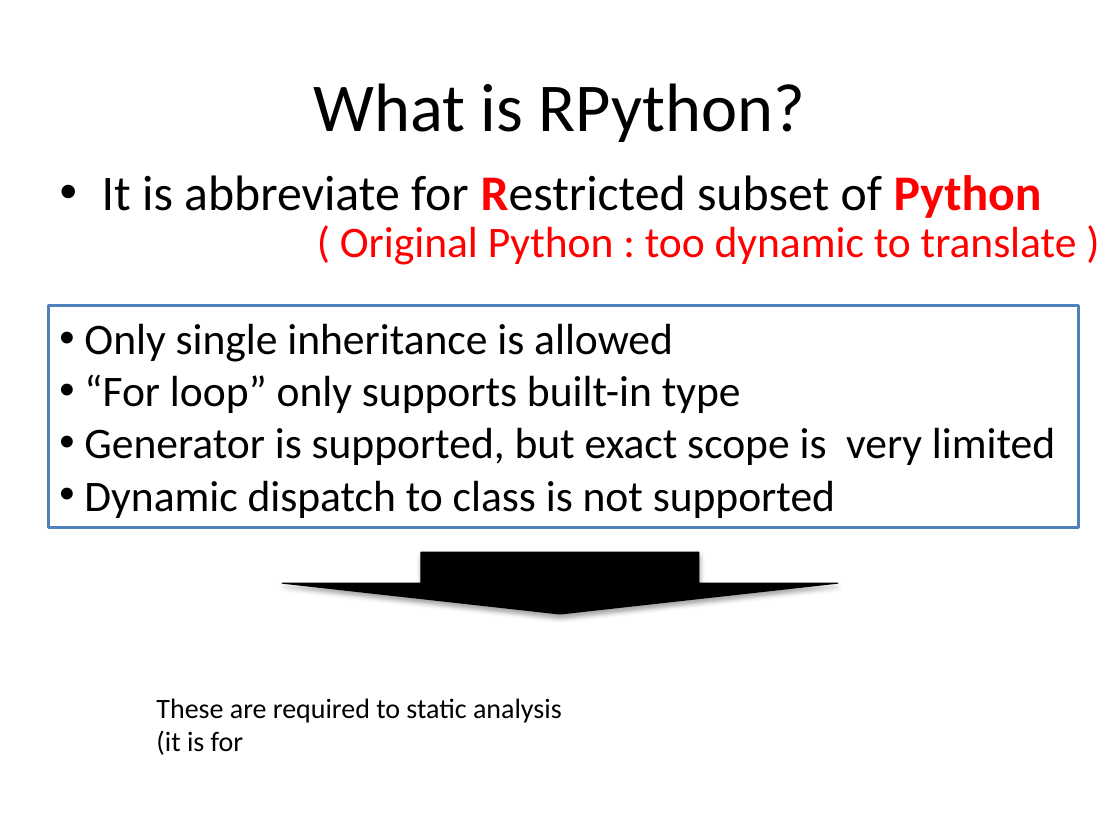
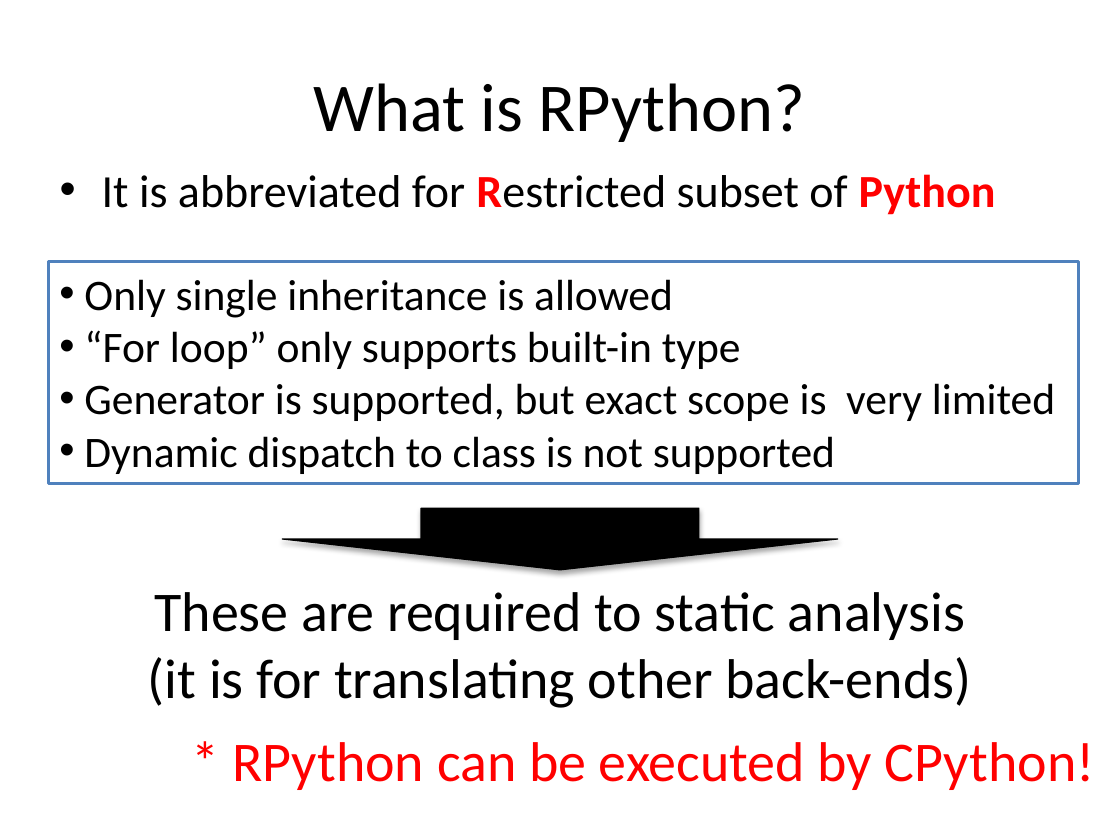
Before and after one commit to ryotaro/pyconjp2012slide, a slide deck: slide 11 of master/Fundamental Technologies Used in PyPy JIT Compiler.pptx (slide 9 before the commit). Drawn at 1120x840 pixels with LibreOffice and Linux fonts; fonts in the diff are those of the drawing. Boxes give left, top, right and bottom in pixels: in the first picture for what was removed or moved away, otherwise in the second. Text is boxed around its words. In the diff, an @@ line names an element or a change of style, - is before the commit and + after.

```diff
--- a/master/Fundamental Technologies Used in PyPy JIT Compiler.pptx
+++ b/master/Fundamental Technologies Used in PyPy JIT Compiler.pptx
@@ text at (102, 174, 996, 215): text changed; size 32 to 29.6 pt @@
-• It is abbreviate for Restricted subset of Python
+• It is abbreviated for Restricted subset of Python
@@ text removed at (340, 226, 1077, 265) @@
-( Original Python : too dynamic to translate )
@@ rectangle "Only single inheritance is allowed": place and size @@
-rectangle "Only single inheritance is allowed" at (48, 306, 1079, 529)
+rectangle "Only single inheritance is allowed" at (48, 261, 1079, 484)
@@ down arrow: place and size @@
-down arrow at (282, 552, 838, 614)
+down arrow at (282, 508, 838, 570)
@@ text "These are required to static ...": place and size @@
-text "These are required to static ..." at (156, 698, 562, 755)
+text "These are required to static ..." at (148, 592, 972, 708)
@@ text at (154, 592, 965, 640): size 18 to 36 pt in "These are required to static analysis"; alignment left to centre @@
@@ text at (148, 657, 972, 708): text changed; size 18 to 36 pt @@
-(it is for
+(it is for translating other back-ends)
@@ text added at (232, 742, 1095, 790), 36 pt, text #FF0000 @@
+* RPython can be executed by CPython!
```
Also in this commit, not shown: 2 other slides changed, 10 slides added, 1 other file.
